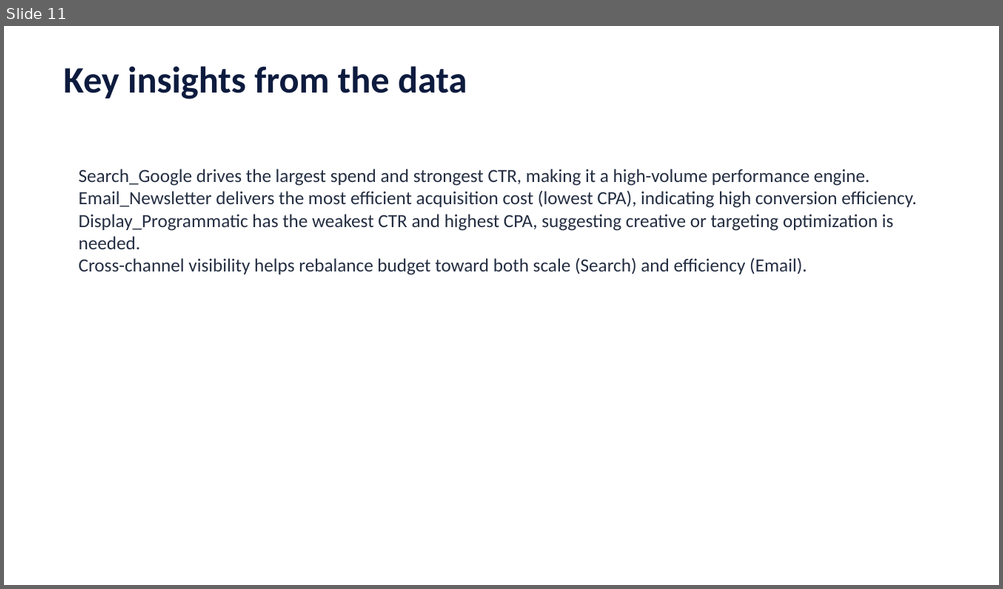
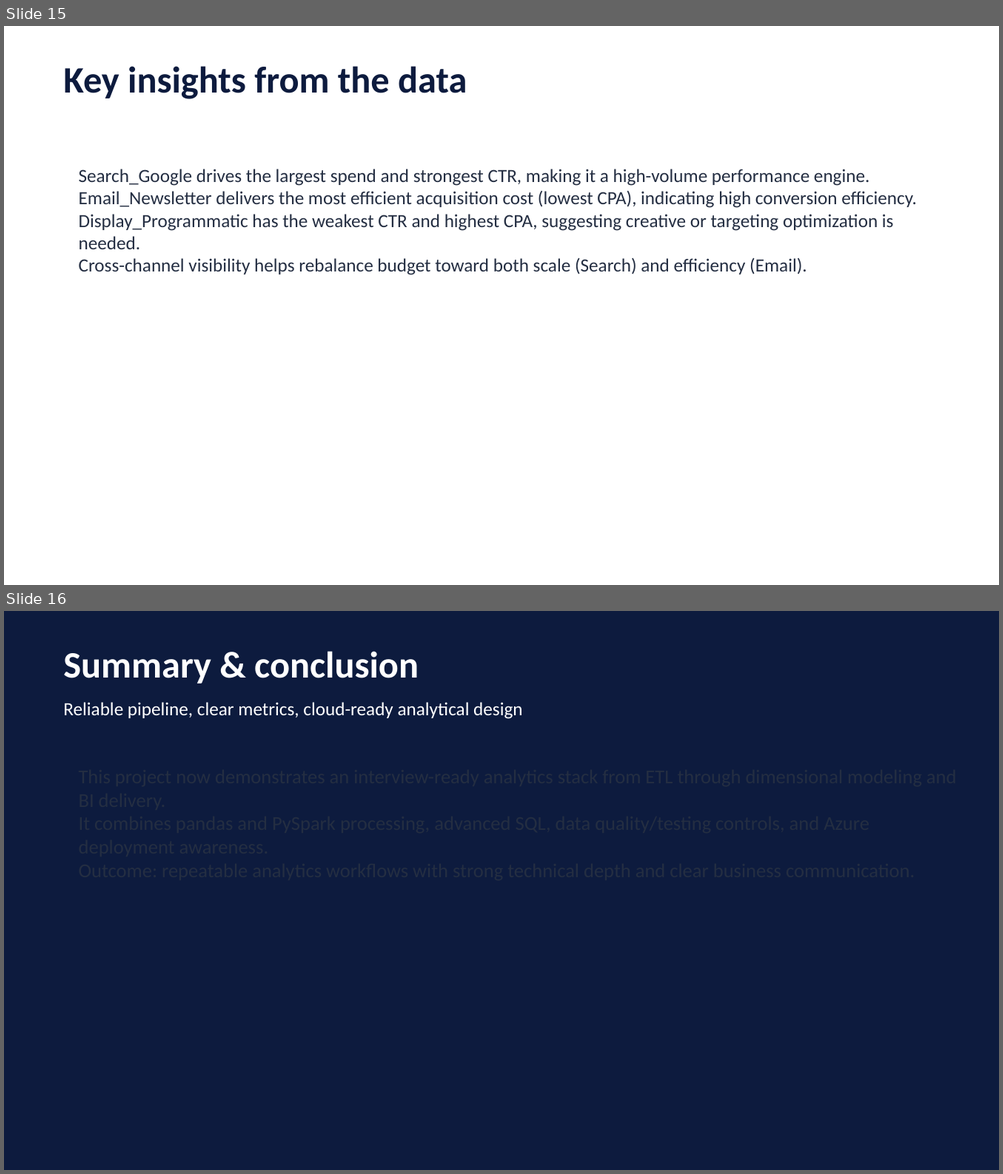
Before and after one commit to yousefessa2112/marketing-data-platform, a slide deck: dashboard/Marketing_Data_Pipeline_Presentation.pptx. Shown one above the other, each under a label of ours: slide 11 before the commit, slides 15 and 16 after it. The pictures are 1003x589 and 1003x1174 pixels, drawn with LibreOffice and Linux fonts; fonts in the diff are those of the drawing. Boxes give left, top, right and bottom in pixels: in the first picture for what was removed or moved away, otherwise in the second. Text is boxed around its words. In the diff, an @@ line names an element or a change of style, - is before the commit and + after.

Commit message:
Add advanced analytics stack: SQL modeling, PySpark, QA, logging, cloud docs, and BI exports

```diff
--- a/dashboard/Marketing_Data_Pipeline_Presentation.pptx
+++ b/dashboard/Marketing_Data_Pipeline_Presentation.pptx
@@ slide 16 added at bbox=[4, 611, 999, 1170], background #0D1B3E @@
@@ text added at bbox=[63, 651, 418, 684], 36 pt, text #FFFFFF, bold @@
+Summary & conclusion
@@ text added at bbox=[63, 702, 522, 719], 18 pt, text #FFFFFF @@
+Reliable pipeline, clear metrics, cloud-ready analytical design
@@ what was slide 11 is now slide 15 @@
```
Also in this commit, not shown: 1 slide changed, 5 other slides added, 2 slides removed, 23 other files.
